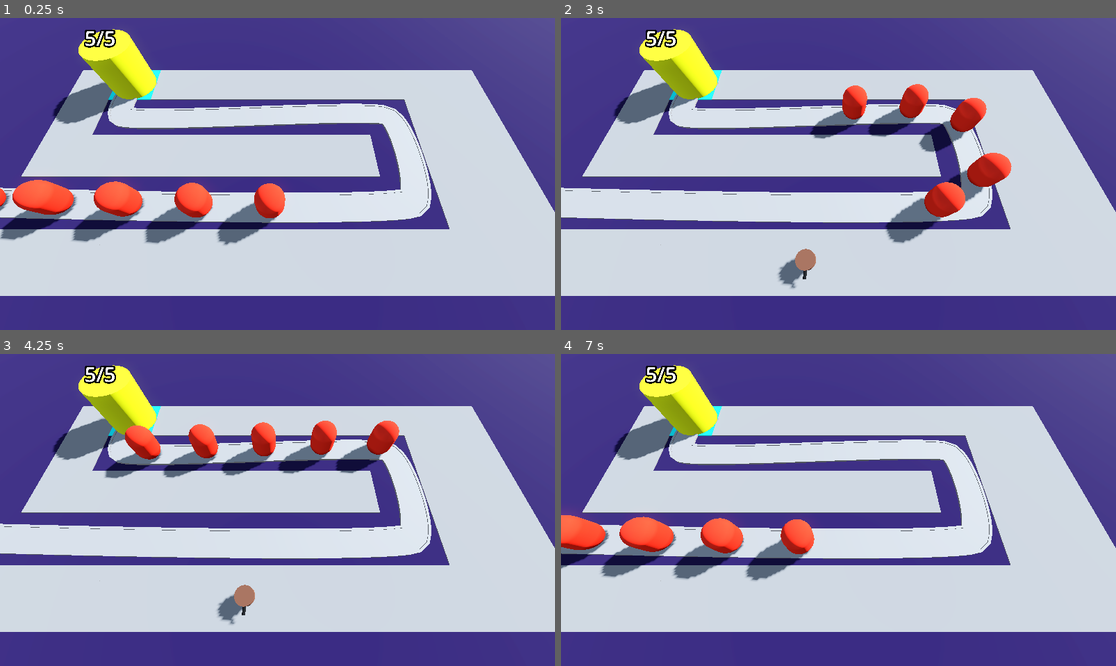
Above: before the commit, frames 1-4 (two rows, left to right).
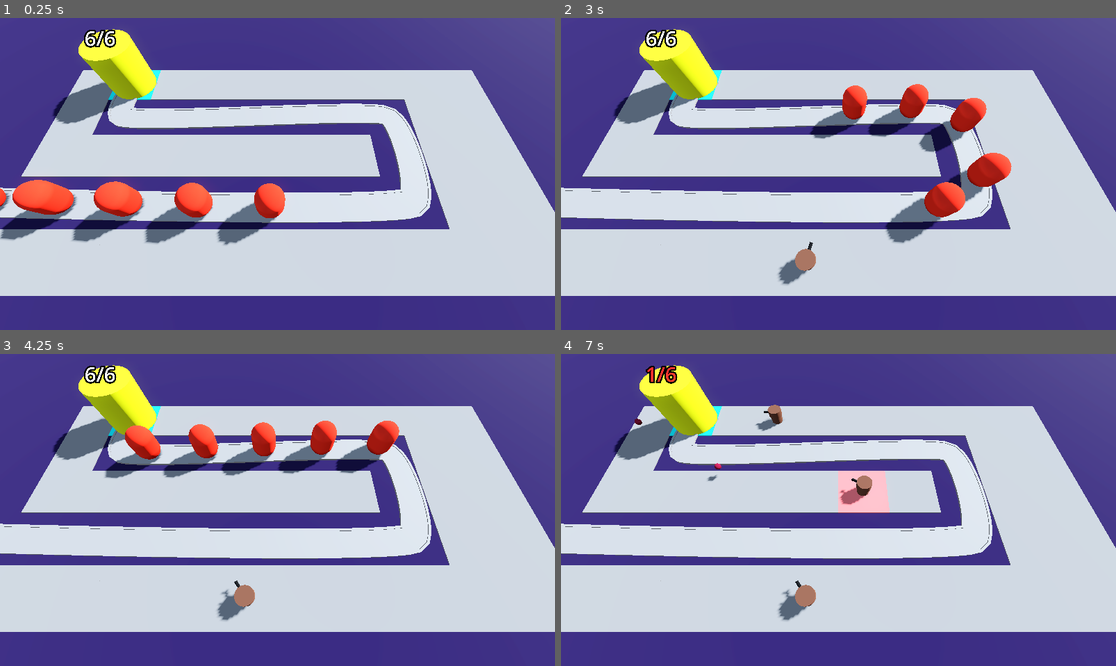
Above: after the commit, the same moments.

Repository: DrDuckson/Barbarian_Blaster
Game: Godot game, scene res://scenes/main.tscn
Two runs of this game, one before a commit and one after it. Both use one fixed random seed, a clock stepped at 60 frames per second and the inputs below.
Inputs (mouse positions are in pixels of both pictures, inside the frame that each line leads up to):
- Up to frame 1 (0.25 s): no input
- Up to frame 2 (3 s): move the mouse to (960, 158) at 0.52 s; click (960, 158) at 0.6 s; move the mouse to (727, 189) at 1.27 s; right-click (727, 189) at 1.35 s; move the mouse to (894, 105) at 2.02 s; click (894, 105) at 2.1 s; move the mouse to (810, 236) at 2.77 s; right-click (810, 236) at 2.85 s
- Up to frame 3 (4.25 s): move the mouse to (444, 556) at 3.52 s; click (444, 556) at 3.6 s
- Up to frame 4 (7 s): move the mouse to (672, 463) at 4.27 s; right-click (672, 463) at 4.35 s; move the mouse to (866, 510) at 5.02 s; click (866, 510) at 5.1 s; move the mouse to (755, 432) at 5.77 s; right-click (755, 432) at 5.85 s; move the mouse to (960, 494) at 6.52 s; click (960, 494) at 6.6 s

The runs differ from the first frame. In frame 1, less than 0.1% of the frame differs, in the area x 15-22%, y 3-10%; in frame 2, 0.1%; in frame 3, 0.2%; in frame 4, 7.2%, in the area x 0-60%, y 3-86%.
Error before the commit: Cannot call method 'get_children' on a null value. (res://scripts/turret.gd:26)

Commit message:
Connected turretmanager to enemy_path

Diff:
--- a/scenes/main.tscn
+++ b/scenes/main.tscn
@@ -126,7 +126,9 @@
 
 [node name="Basis" parent="." instance=ExtResource("4_cibqt")]
 transform = Transform3D(1, 0, 0, 0, 1, 0, 0, 0, 1, -14, 0, -6)
+max_health = 6
 
-[node name="TurretManager" type="Node3D" parent="."]
+[node name="TurretManager" type="Node3D" parent="." node_paths=PackedStringArray("enemy_path")]
 script = ExtResource("6_3id6g")
 turret = ExtResource("7_j2x8f")
+enemy_path = NodePath("../Path3D")
